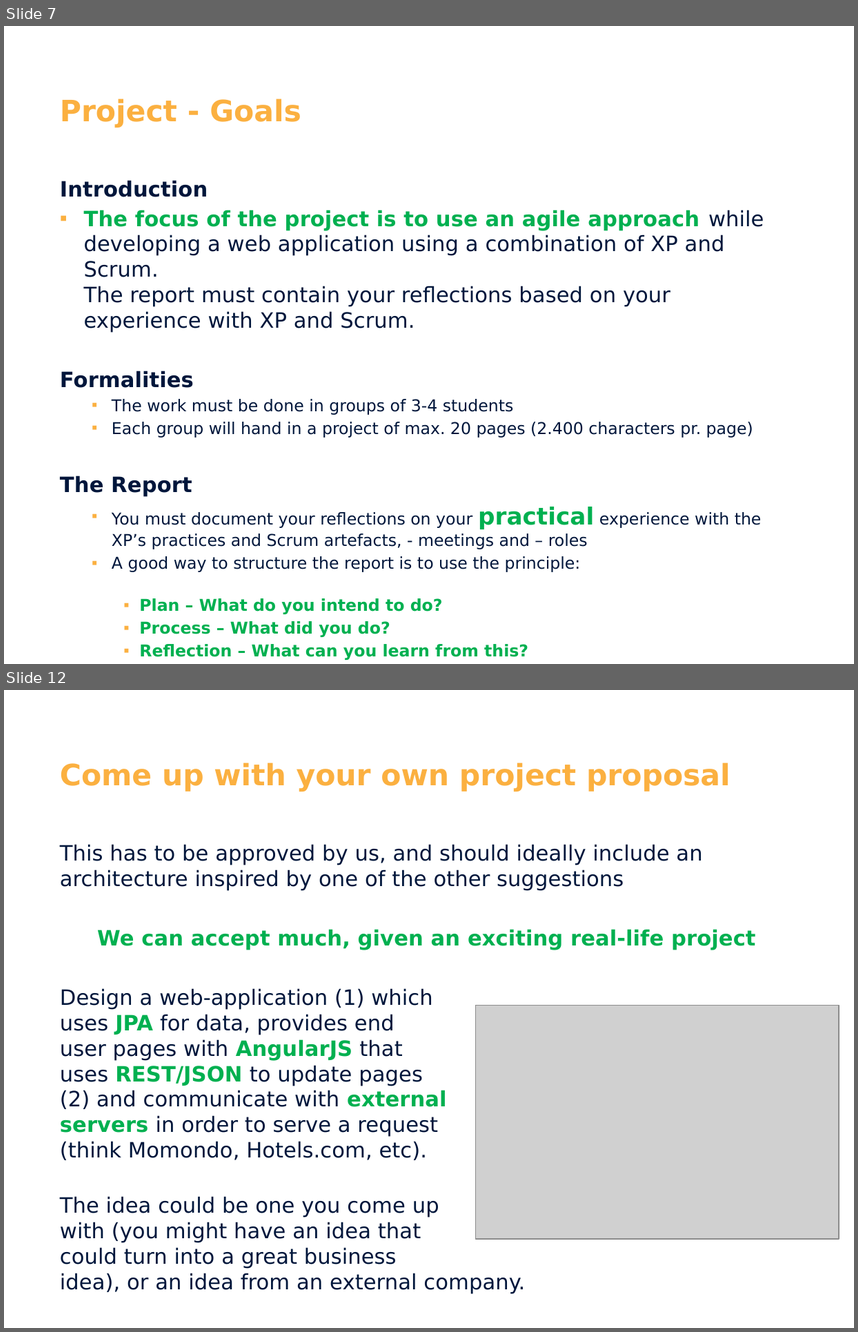
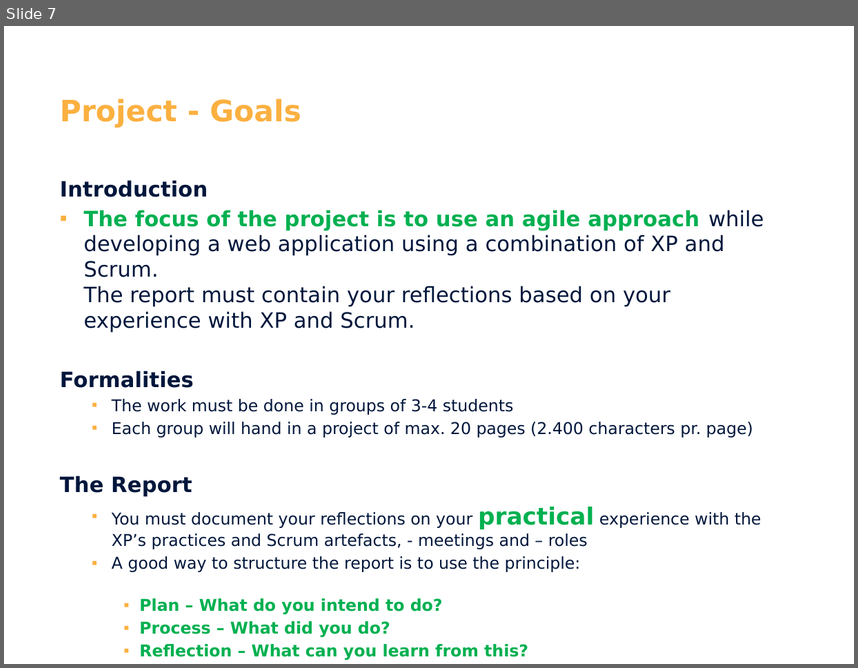
Before and after one commit to CphBusCosSem3/week11-System_Development, a slide deck: Intro_SYS_2017.pptx. Shown one above the other, each under a label of ours: slides 7 and 12 before the commit, slide 7 after it; the slides between them are not shown. The pictures are 858x1332 and 858x668 pixels, drawn with LibreOffice and Linux fonts; fonts in the diff are those of the drawing; grey boxes stand for pictures; background and template pictures are left out. Boxes give left, top, right and bottom in pixels: in the first picture for what was removed or moved away, otherwise in the second. Text is boxed around its words. In the diff, an @@ line names an element or a change of style, - is before the commit and + after.

```diff
--- a/Intro_SYS_2017.pptx
+++ b/Intro_SYS_2017.pptx
@@ slide 12 removed at bbox=[4, 690, 854, 1328], background #FFFFFF @@
@@ text removed at bbox=[60, 762, 731, 791] @@
-Come up with your own project proposal
@@ text removed at bbox=[60, 844, 755, 1294] @@
-This has to be approved by us, and should ideally include an architecture inspired by one of the other suggestions
-We can accept much, given an exciting real-life project
-Design a web-application (1) which
-uses JPA for data, provides end
-user pages with AngularJS that
-uses REST/JSON to update pages
-(2) and communicate with external
-servers in order to serve a request
-(think Momondo, Hotels.com, etc).
-The idea could be one you come up
-with (you might have an idea that
-could turn into a great business
-idea), or an idea from an external company.
@@ picture removed at bbox=[476, 1005, 839, 1239] @@
```
Also in this commit, not shown: 7 slides changed, 2 other slides removed.
